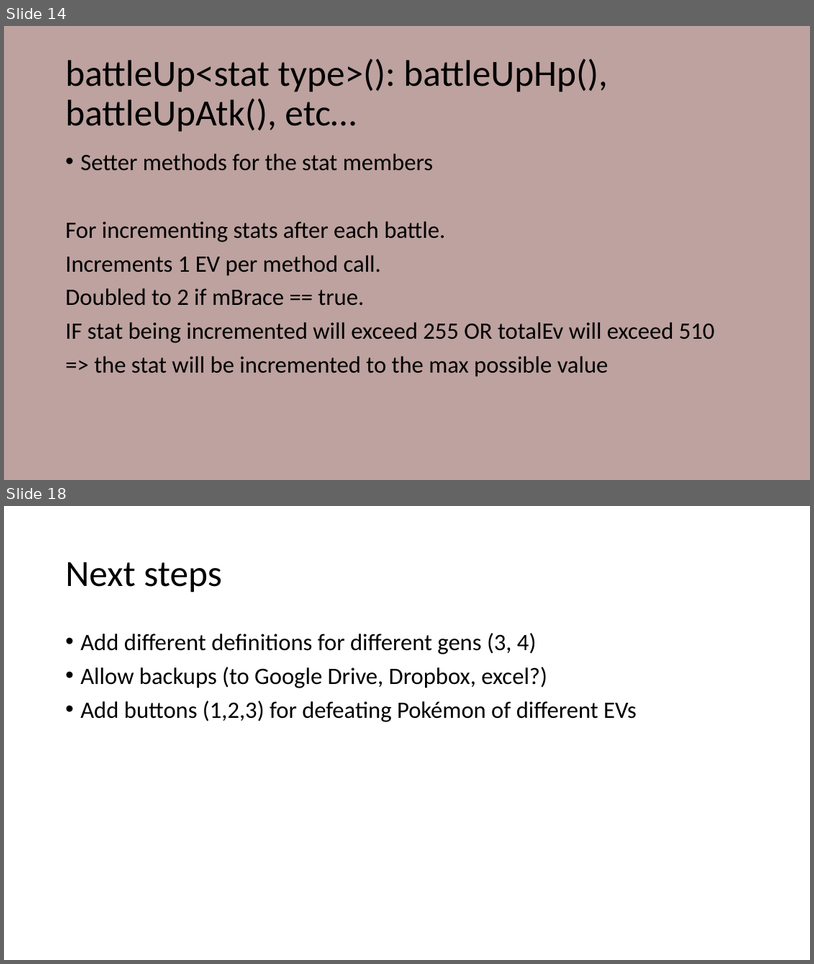
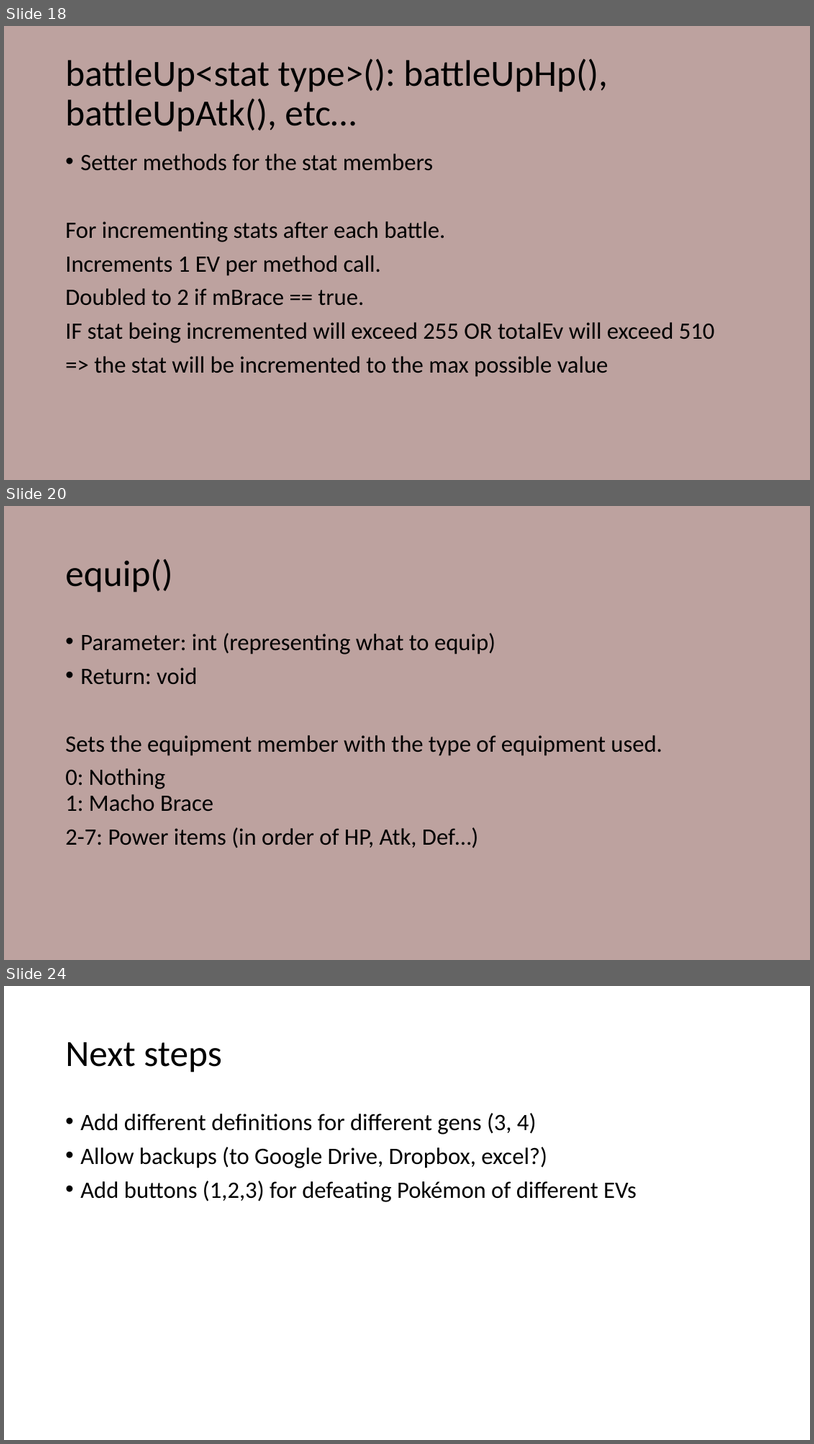
Before and after one commit to Ellime/PokemonEVCounter, a slide deck: Outline_PokemonEVCounterApp.pptx. Shown one above the other, each under a label of ours: slides 14 and 18 before the commit, slides 18, 20 and 24 after it; the slides between them are not shown. The pictures are 814x964 and 814x1444 pixels, drawn with LibreOffice and Linux fonts; fonts in the diff are those of the drawing. Boxes give left, top, right and bottom in pixels: in the first picture for what was removed or moved away, otherwise in the second. Text is boxed around its words. In the diff, an @@ line names an element or a change of style, - is before the commit and + after.

```diff
--- a/Outline_PokemonEVCounterApp.pptx
+++ b/Outline_PokemonEVCounterApp.pptx
@@ slide 20 added at [4,506,810,960], background #BDA29F @@
@@ title added at [65,559,172,592], 44 pt, text #000000 @@
+equip()
@@ text added at [65,633,662,848], 28 pt, text #000000 @@
+• Parameter: int (representing what to equip)
+• Return: void
+Sets the equipment member with the type of equipment used.
+0: Nothing
+1: Macho Brace
+2-7: Power items (in order of HP, Atk, Def…)
@@ what was slide 14 is now slide 18 @@
@@ what was slide 18 is now slide 24 @@
```
Also in this commit, not shown: 8 slides changed, 6 other slides added, 1 slide removed.
